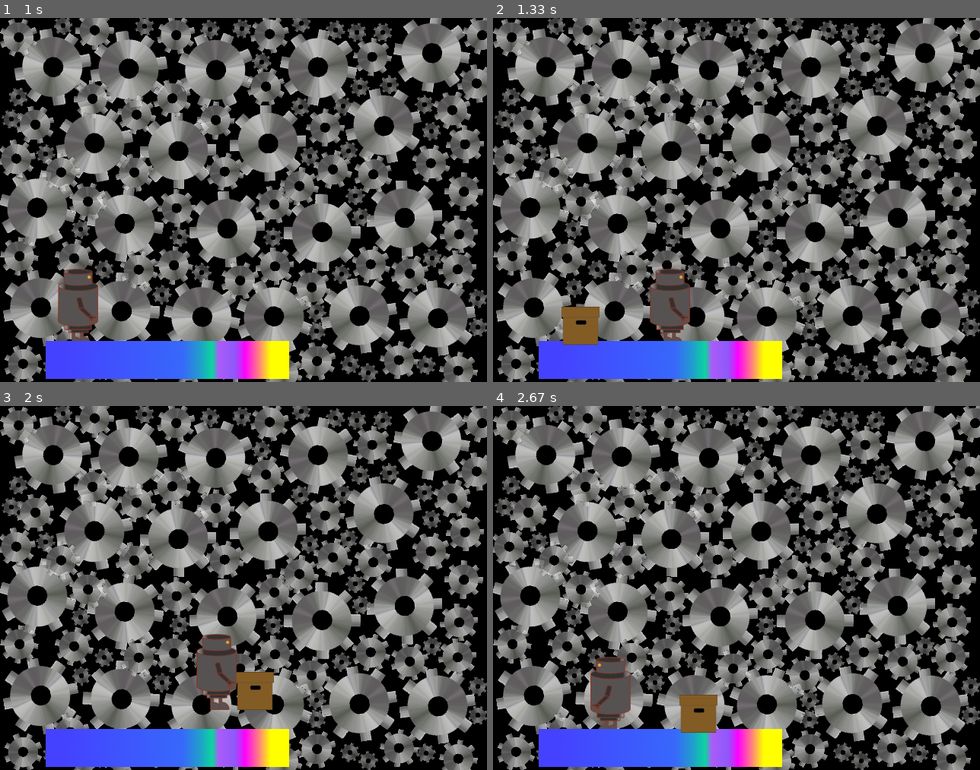
Above: before the commit, frames 1-4 (two rows, left to right).
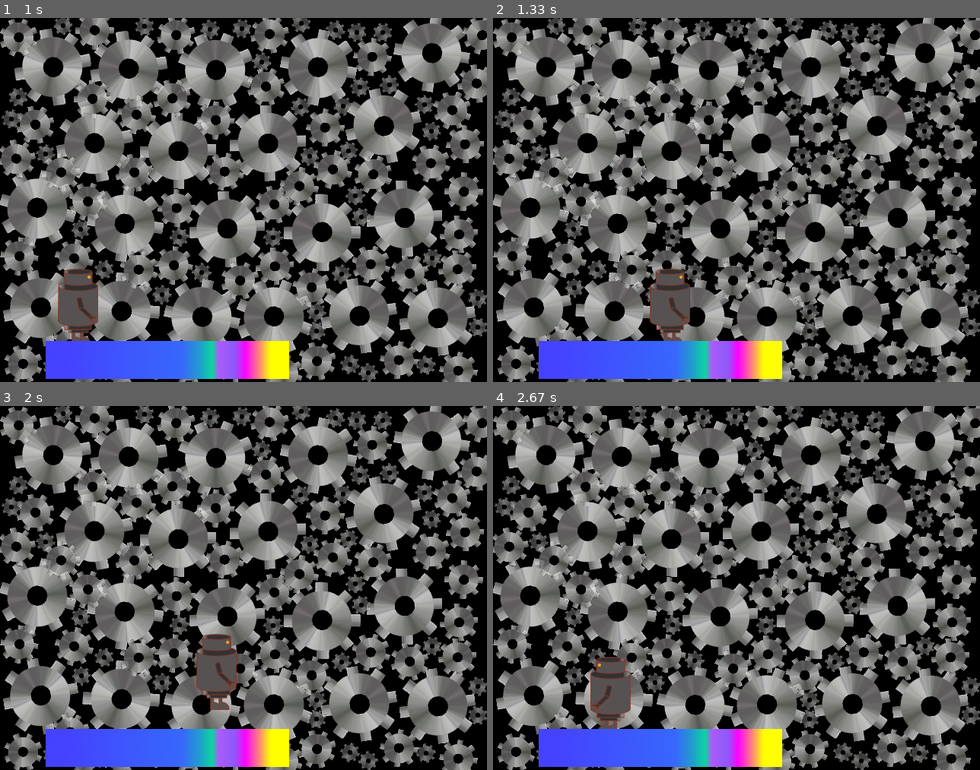
Above: after the commit, the same moments.

Repository: beatriceliang/RustyHeart
Game: pygame game, started from RustyHeart.py
Two runs of this game, one before a commit and one after it. Both use one fixed random seed, a clock stepped at 60 frames per second and the inputs below. The source is Python 2; it was converted automatically to run under Python 3.
Inputs:
- Up to frame 1 (1 s): tap N at 0.33 s; tap Space at 0.67 s
- Up to frame 2 (1.33 s): hold Right from 1 s (still down); tap Space at 1.07 s
- Up to frame 3 (2 s): tap Space at 1.37, 1.57, 1.9 s; release Right at 1.47 s; hold Up 1.5-1.8 s; hold Up from 1.83 s (still down)
- Up to frame 4 (2.67 s): tap Space at 2.2, 2.4 s; release Up at 2.3 s; hold Left from 2.33 s (still down)

Frame 1 is identical in both runs. In frame 2, 0.8% of the frame differs, in the area x 14-22%, y 79-90%; in frame 3, 0.8%, in the area x 48-57%, y 73-84%; in frame 4, 0.8%.

Commit message:
rusty can now pick up box only when it is close to it

Diff:
--- a/box.py
+++ b/box.py
@@ -24,7 +24,7 @@
 		if(self.type=="cardboard"):
 			# if
 			# (self.rusty.rect.centery + self.rusty.rect.height/2 == self.rect.centery +self.rusty.rect.height/2): #and self.location[0] >= self.rusty.centerx+self.width/2 or self.location[0] +self.rect.width <= self.rusty.centerx+self.width/2)
-			#if((self.rusty.rect.centerx+self.rusty.rect.width/2<self.location[0]+self.rect.width/2 and self.rusty.location[0]>self.location[0]-self.rect.width/2)):
+			if((self.rusty.location[0]<self.location[0]+self.rect.width*1.1 and self.rusty.location[0]>self.location[0]-self.rect.width*1.1)):
 				self.state = 'held'
 				self.rusty.box = self
 
